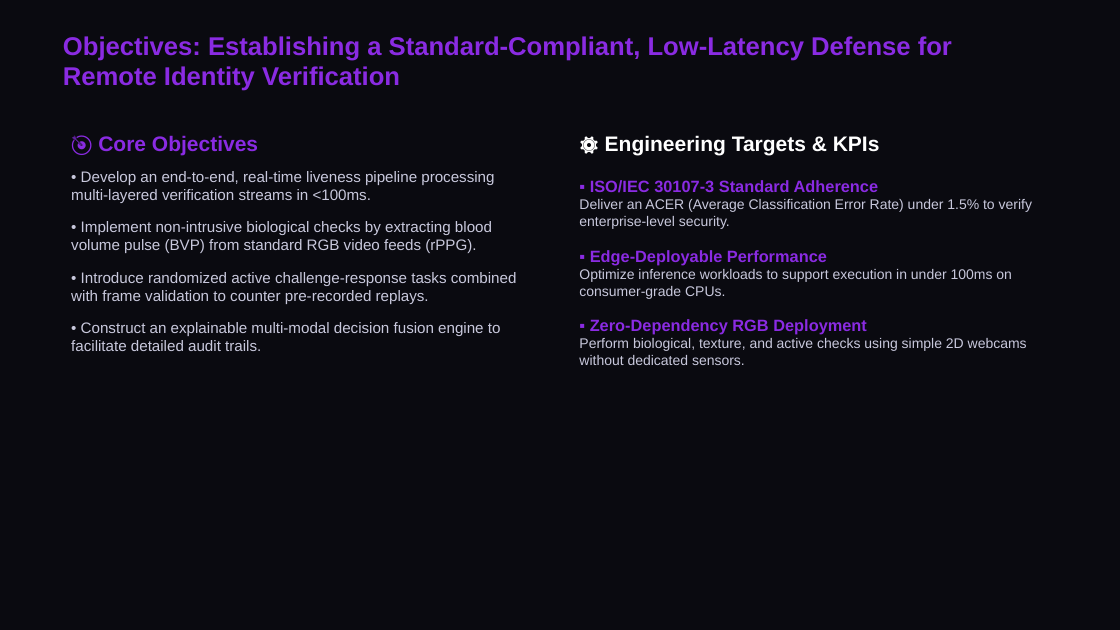
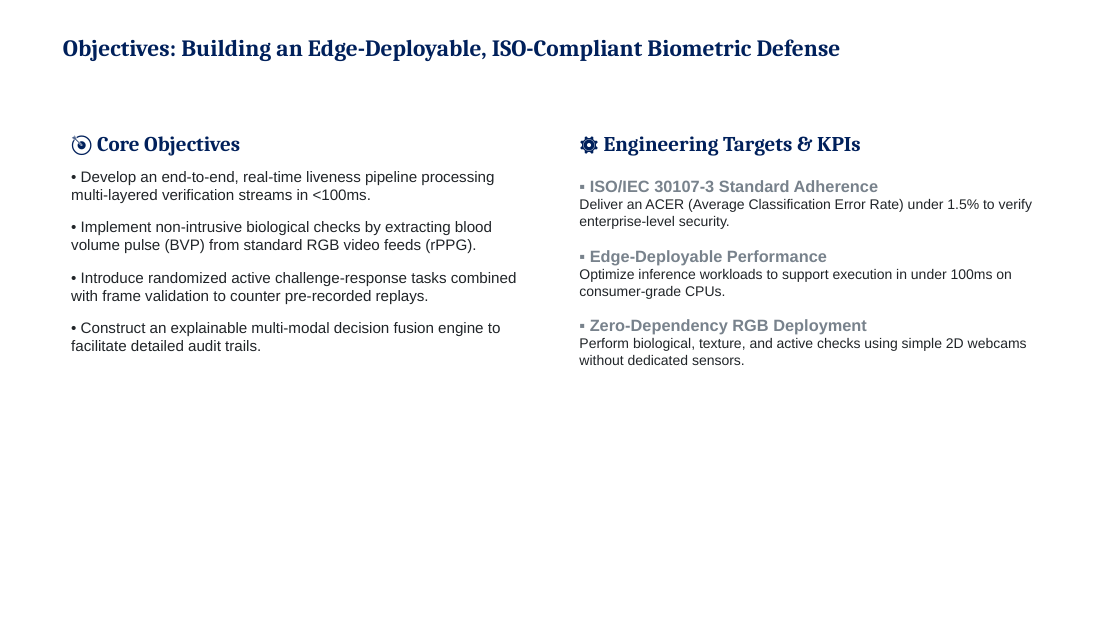
Before and after one commit to sthavirpunwatkar/SHIELD-Secure-Human-Identity-Liveness-Evaluation-Detection, a slide deck: slide 2 of reports/cdac_project_review.pptx. Drawn at 1120x630 pixels with LibreOffice and Linux fonts; fonts in the diff are those of the drawing. Boxes give left, top, right and bottom in pixels: in the first picture for what was removed or moved away, otherwise in the second. Text is boxed around its words. In the diff, an @@ line names an element or a change of style, - is before the commit and + after.

Commit message:
docs: Completely build McKinsey consulting style slides from scratch with pure typography layout

```diff
--- a/reports/cdac_project_review.pptx
+++ b/reports/cdac_project_review.pptx
@@ background #0A0A10 to #FFFFFF @@
@@ text at (x1=63, y1=39, x2=841, y2=61): text changed; size 22 to 20 pt; font Arial to Cambria; text colour #8A2BE2 to #00205B @@
-Objectives: Establishing a Standard-Compliant, Low-Latency Defense for Remote Identity Verification
+Objectives: Building an Edge-Deployable, ISO-Compliant Biometric Defense
@@ text "🎯 Core Objectives" at (x1=71, y1=136, x2=517, y2=351): font Arial to Cambria, text colour #8A2BE2 to #00205B in "🎯 Core Objectives"; text colour #C8C8DC to #212529 @@
@@ text "⚙️ Engineering Targets & KPIs" at (x1=579, y1=136, x2=1032, y2=365): font Arial to Cambria, text colour #FFFFFF to #00205B in "⚙️ Engineering Targets & KPIs"; text colour #8A2BE2 to #78828C in "▪️ ISO/IEC 30107-3 Standard Adherence", "▪️ Edge-Deployable Performance", "▪️ Zero-Dependency RGB Deployment"; text colour #C8C8DC to #212529 in "Deliver an ACER (Average Classification Error Rate) ...", "Optimize inference workloads to support execution in ...", "Perform biological, texture, and active checks using ..." @@
```
Also in this commit, not shown: 6 other slides changed, 1 other file.
